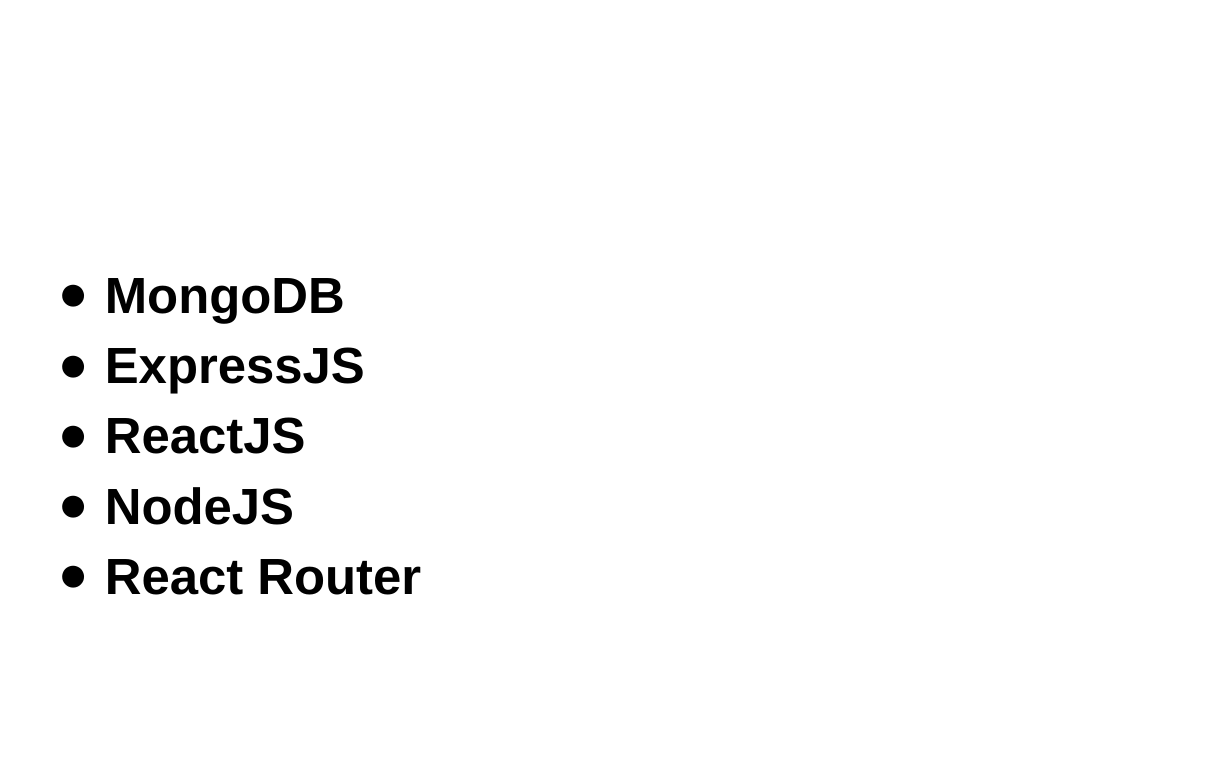
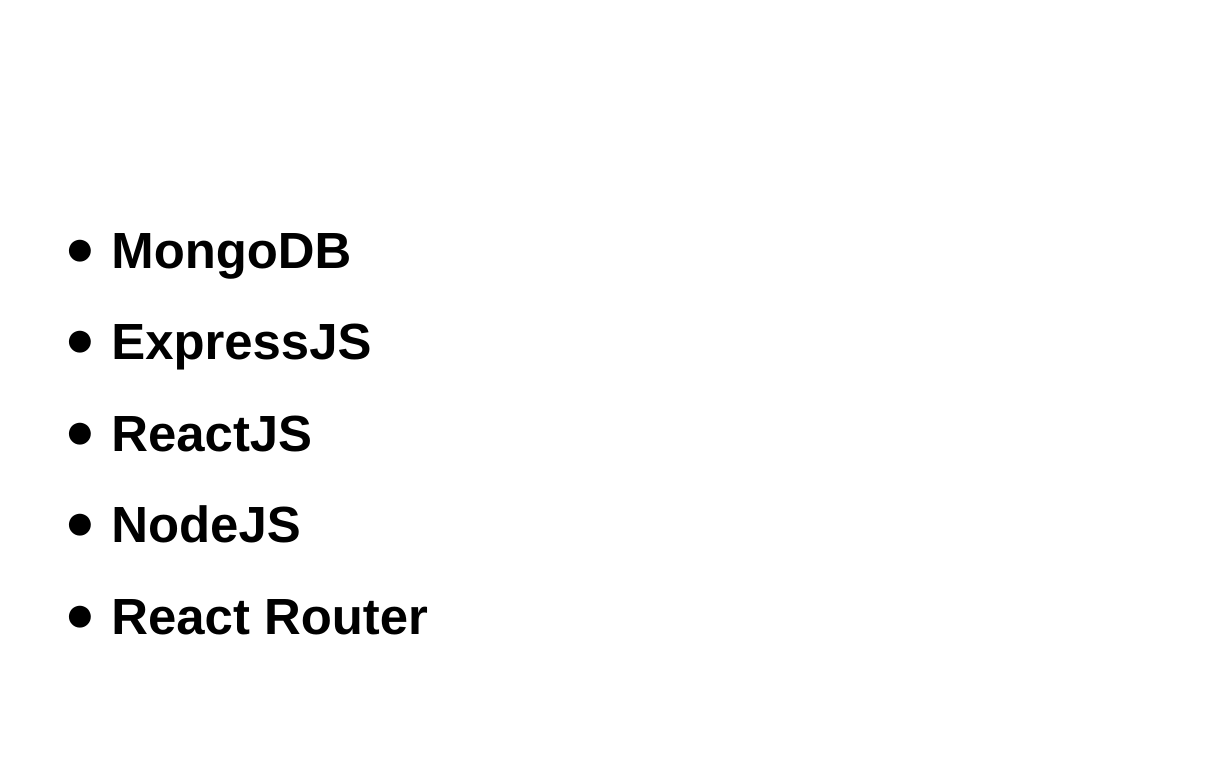
Before and after one commit to anibs2171/sage-cuisine, a slide deck: slide 4 of WTppt.pptx. Drawn at 1232x776 pixels with LibreOffice and Linux fonts; fonts in the diff are those of the drawing; background and template pictures are left out. Boxes give left, top, right and bottom in pixels: in the first picture for what was removed or moved away, otherwise in the second. Text is boxed around its words. In the diff, an @@ line names an element or a change of style, - is before the commit and + after.

```diff
--- a/WTppt.pptx
+++ b/WTppt.pptx
@@ text "MongoDB": place and size @@
-text "MongoDB" at box(105, 278, 421, 595)
+text "MongoDB" at box(111, 233, 428, 635)
@@ text "MongoDB" at box(111, 233, 428, 635): line spacing 1.15 to 1.5 @@
```
Also in this commit, not shown: 5 other slides changed, 1 slide added.
